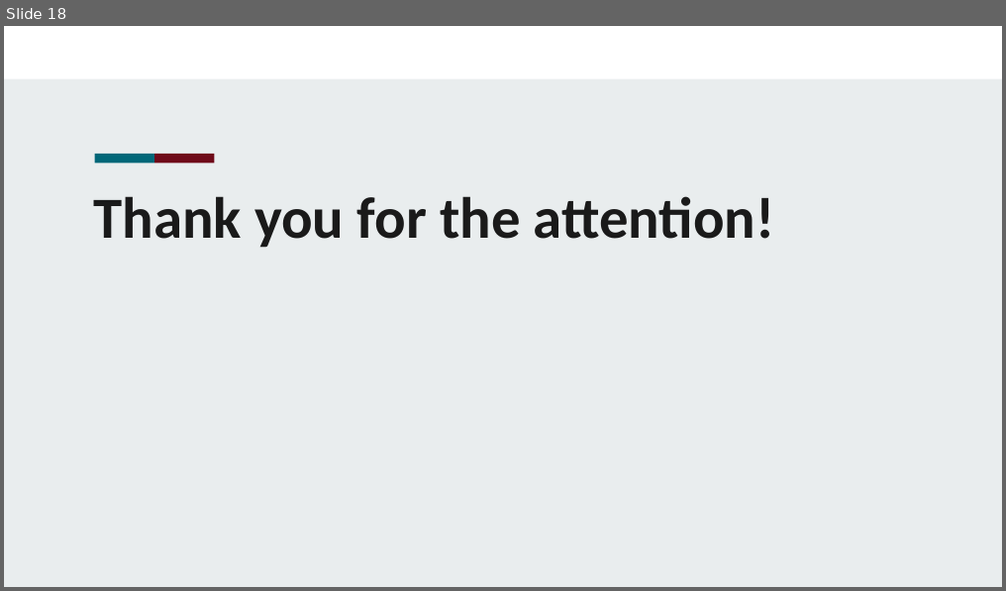
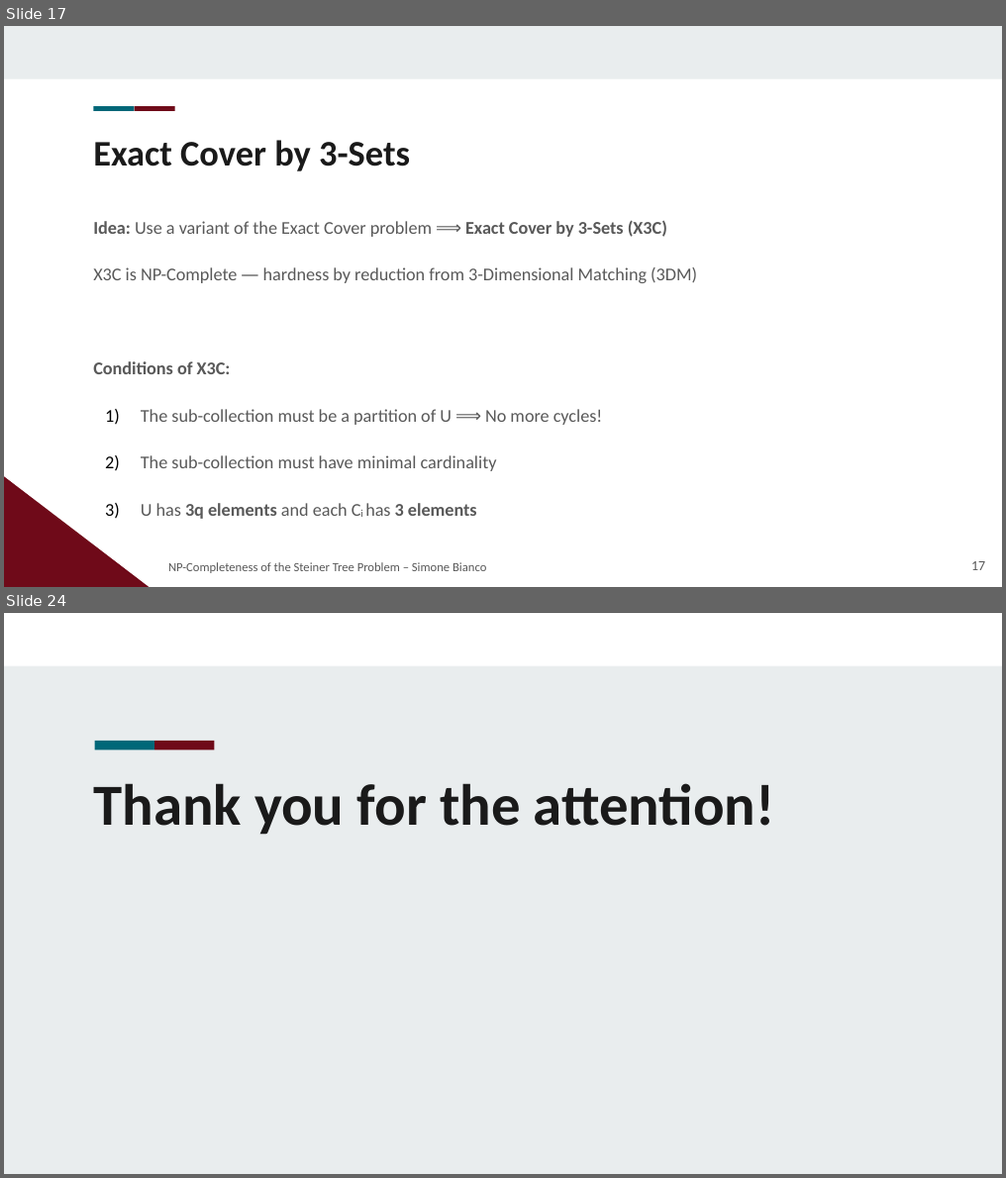
Before and after one commit to Exyss/university-notes, a slide deck: Presentations/Steiner Tree/slides.odp. Shown one above the other, each under a label of ours: slide 18 before the commit, slides 17 and 24 after it; the slides between them are not shown. The pictures are 1006x591 and 1006x1178 pixels, drawn with LibreOffice and Linux fonts; fonts in the diff are those of the drawing; background and template pictures are left out. Boxes give left, top, right and bottom in pixels: in the first picture for what was removed or moved away, otherwise in the second. Text is boxed around its words. In the diff, an @@ line names an element or a change of style, - is before the commit and + after.

```diff
--- a/Presentations/Steiner Tree/slides.odp
+++ b/Presentations/Steiner Tree/slides.odp
@@ slide 17 added at [4, 26, 1002, 587], background #FFFFFF @@
@@ rectangle added at [4, 26, 1002, 78], fill #E9EDEE @@
@@ rectangle added at [94, 106, 135, 111], fill #006778 @@
@@ rectangle added at [134, 106, 174, 111], fill #6F0A19 @@
@@ title added at [93, 140, 410, 172], 26 pt, text #1A1A1A, bold @@
+Exact Cover by 3-Sets
@@ text added at [93, 220, 697, 519], 13 pt, text #595959 @@
+Idea: Use a variant of the Exact Cover problem ⟹ Exact Cover by 3-Sets (X3C)
+X3C is NP-Complete — hardness by reduction from 3-Dimensional Matching (3DM)
+Conditions of X3C:
+1) The sub-collection must be a partition of U ⟹ No more cycles!
+2) The sub-collection must have minimal cardinality
+3) U has 3q elements and each Ci has 3 elements
@@ right triangle added at [4, 477, 149, 587], fill #6F0A19 @@
@@ subtitle added at [168, 563, 486, 573], 9 pt, text #595959 @@
+NP-Completeness of the Steiner Tree Problem – Simone Bianco
@@ page number added at [971, 562, 985, 570], 10 pt, text #595959 @@
+17
@@ what was slide 18 is now slide 24 @@
```
Also in this commit, not shown: 11 slides changed, 5 other slides added, 17 other files.
